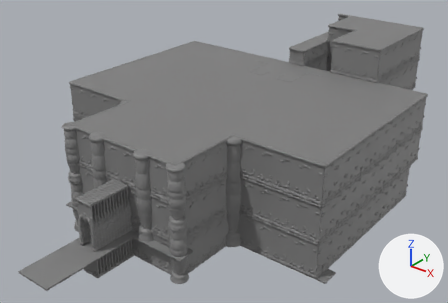
Before and after pictures for a commit that changed the FBX model src/Client/Resources/FBX/SplitMap/Client/StartRoom.FBX.
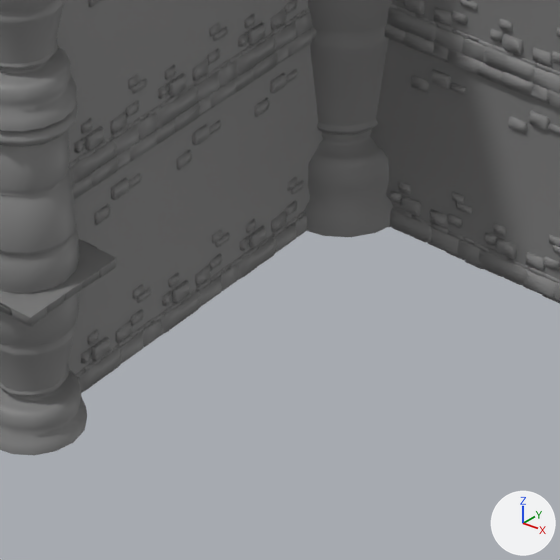
Each version appears first whole from a 50 mm lens placed at (99.9, -113.8, 63.2), pointed at (1.4, 9.4, -13.2), and next in a close-up on the part from 39% to 60% of the width and 68% to 100% of the height. Every picture has the same lights, and +X, +Y and +Z are marked at lower right. Where no turn or scale is listed for an object, it has been applied to the vertices.

Script lines for the objects in view, before the commit:
```python
me_sm_wall_tall = bpy.data.meshes.new('SM_Wall_Tall')
me_sm_wall_tall.from_pydata(...)  # 816 vertices, 1399 faces; spans x -265.0..286.0, y -45.0..50.0, z -3.0..1000.0
# faces by material slot: [16, 1383]
me_sm_wall_tall.materials.append(mat_mi_wall)  # grey #808080
me_sm_wall_tall.materials.append(mat_mi_wall_bricks)  # grey #808080
ob_sm_wall_tall6 = bpy.data.objects.new('SM_Wall_Tall6', me_sm_wall_tall)
ob_sm_wall_tall6.location = (30.0, -7.5, -27.5)
ob_sm_wall_tall6.scale = (0.01, 0.01, 0.01)
ob_sm_wall_tall96 = bpy.data.objects.new('SM_Wall_Tall96', me_sm_wall_tall)
ob_sm_wall_tall96.location = (17.5, -15.0, -17.5)
ob_sm_wall_tall96.rotation_euler = (0.0, 0.0, 1.571)  # degrees (0, 0, 90)
ob_sm_wall_tall96.scale = (0.01, 0.01, 0.01)
ob_sm_wall_tall97 = bpy.data.objects.new('SM_Wall_Tall97', me_sm_wall_tall)
ob_sm_wall_tall97.location = (17.5, -10.0, -17.5)
ob_sm_wall_tall97.rotation_euler = (0.0, 0.0, 1.571)  # degrees (0, 0, 90)
ob_sm_wall_tall97.scale = (0.01, 0.01, 0.01)
# also in view: 'SM_Wall_Tall13' at (25.1, -7.5, -12.5); 'SM_Round_Pillar31' at (17.5, -7.5, -12.6); 'SM_Floor_Ceiling223' at (17.5, -27.5, -20.2); 'SM_Wall_Tall77' at (20.1, -7.5, -22.5); 'SM_Wall_Tall5' at (25.1, -7.5, -22.5)
```
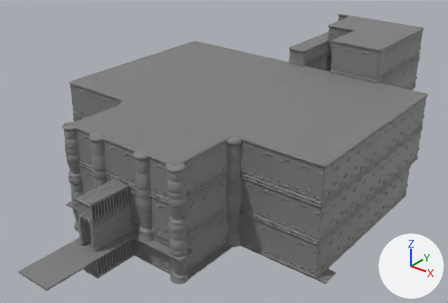
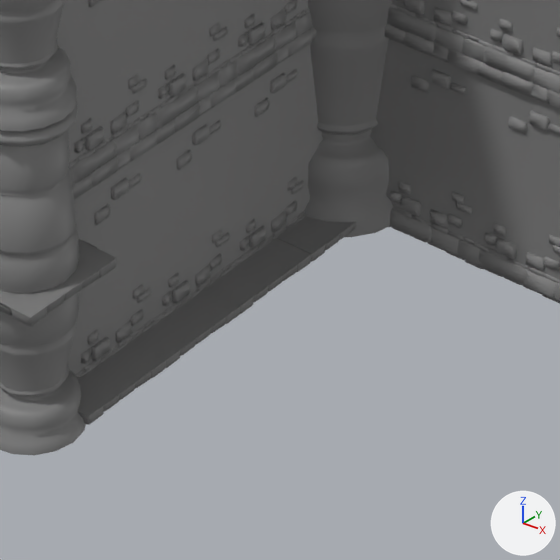
Boxes (x1, y1, x2, y2) around the edits, measured in the close-ups (560 x 560 px):
```json
{"object": "SM_Floor_Ceiling240", "change": "added", "after": [131, 289, 241, 368]}
{"object": "SM_Floor_Ceiling241", "change": "added", "after": [78, 342, 166, 425]}
{"object": "SM_Floor_Ceiling239", "change": "added", "after": [205, 238, 312, 314]}
{"object": "SM_Floor_Ceiling238", "change": "added", "after": [277, 216, 356, 262]}
```

Edits to the scene script, one JSON object a line:
```json
{"op": "add", "block": "ob_sm_floor_ceiling241", "code": ["ob_sm_floor_ceiling241 = bpy.data.objects.new('SM_Floor_Ceiling241', me_sm_floor_ceiling)", "ob_sm_floor_ceiling241.location = (17.2, -24.2, -26.8)", "ob_sm_floor_ceiling241.scale = (0.01, 0.0095, 0.01)"]}
{"op": "add", "block": "ob_sm_floor_ceiling240", "code": ["ob_sm_floor_ceiling240 = bpy.data.objects.new('SM_Floor_Ceiling240', me_sm_floor_ceiling)", "ob_sm_floor_ceiling240.location = (17.2, -19.5, -26.8)", "ob_sm_floor_ceiling240.scale = (0.01, 0.0095, 0.01)"]}
{"op": "add", "block": "ob_sm_floor_ceiling239", "code": ["ob_sm_floor_ceiling239 = bpy.data.objects.new('SM_Floor_Ceiling239', me_sm_floor_ceiling)", "ob_sm_floor_ceiling239.location = (17.2, -14.8, -26.8)", "ob_sm_floor_ceiling239.scale = (0.01, 0.0095, 0.01)"]}
{"op": "add", "block": "ob_sm_floor_ceiling238", "code": ["ob_sm_floor_ceiling238 = bpy.data.objects.new('SM_Floor_Ceiling238', me_sm_floor_ceiling)", "ob_sm_floor_ceiling238.location = (17.2, -10.0, -26.8)", "ob_sm_floor_ceiling238.scale = (0.01, 0.0095, 0.01)"]}
```
